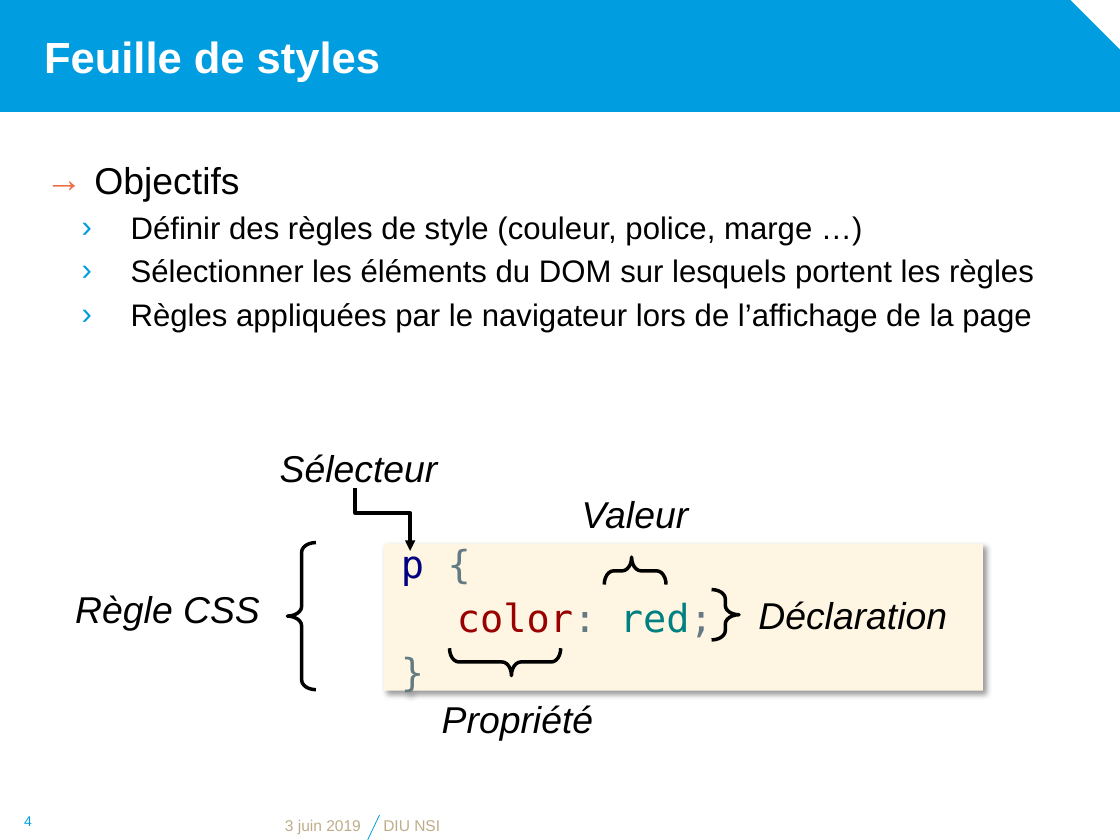
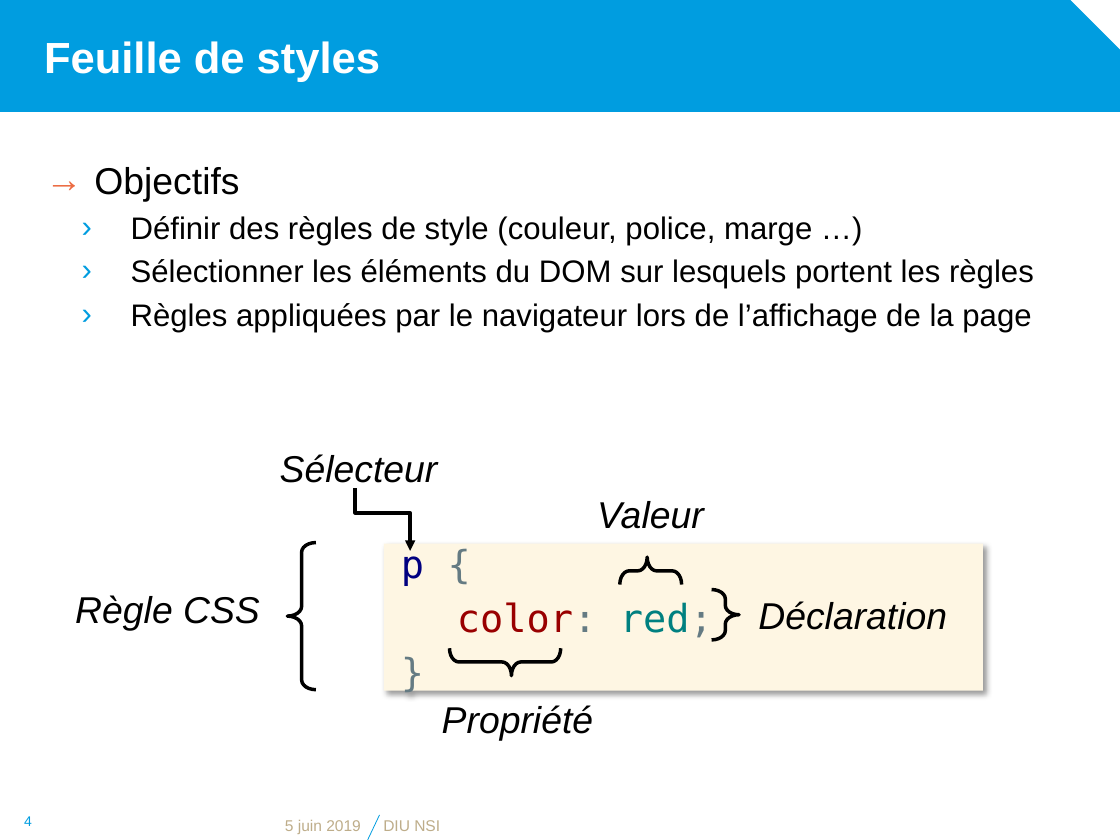
Before and after one commit to diu-uf-bordeaux/bloc1, a slide deck: slide 4 of web/3-CSS/css.pptx. Drawn at 1120x840 pixels with LibreOffice and Linux fonts; fonts in the diff are those of the drawing; background and template pictures are left out. Boxes give left, top, right and bottom in pixels: in the first picture for what was removed or moved away, otherwise in the second. Text is boxed around its words. In the diff, an @@ line names an element or a change of style, - is before the commit and + after.

```diff
--- a/web/3-CSS/css.pptx
+++ b/web/3-CSS/css.pptx
@@ text "Valeur" moved from (x1=582, y1=501, x2=689, y2=529) to (x1=597, y1=501, x2=704, y2=529) @@
@@ left brace moved from (x1=604, y1=557, x2=666, y2=584) to (x1=620, y1=557, x2=682, y2=584) @@
@@ text at (x1=285, y1=820, x2=361, y2=834): text changed @@
-3 juin 2019
+5 juin 2019
```
Also in this commit, not shown: 18 other slides changed, 1 other file.
